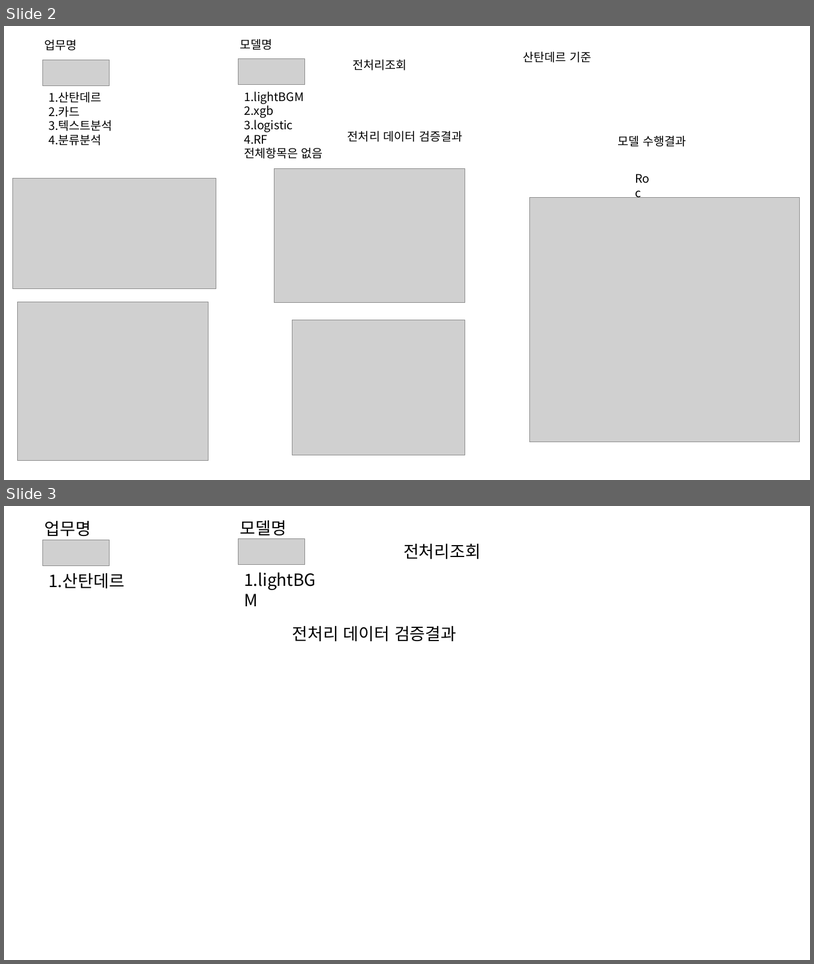
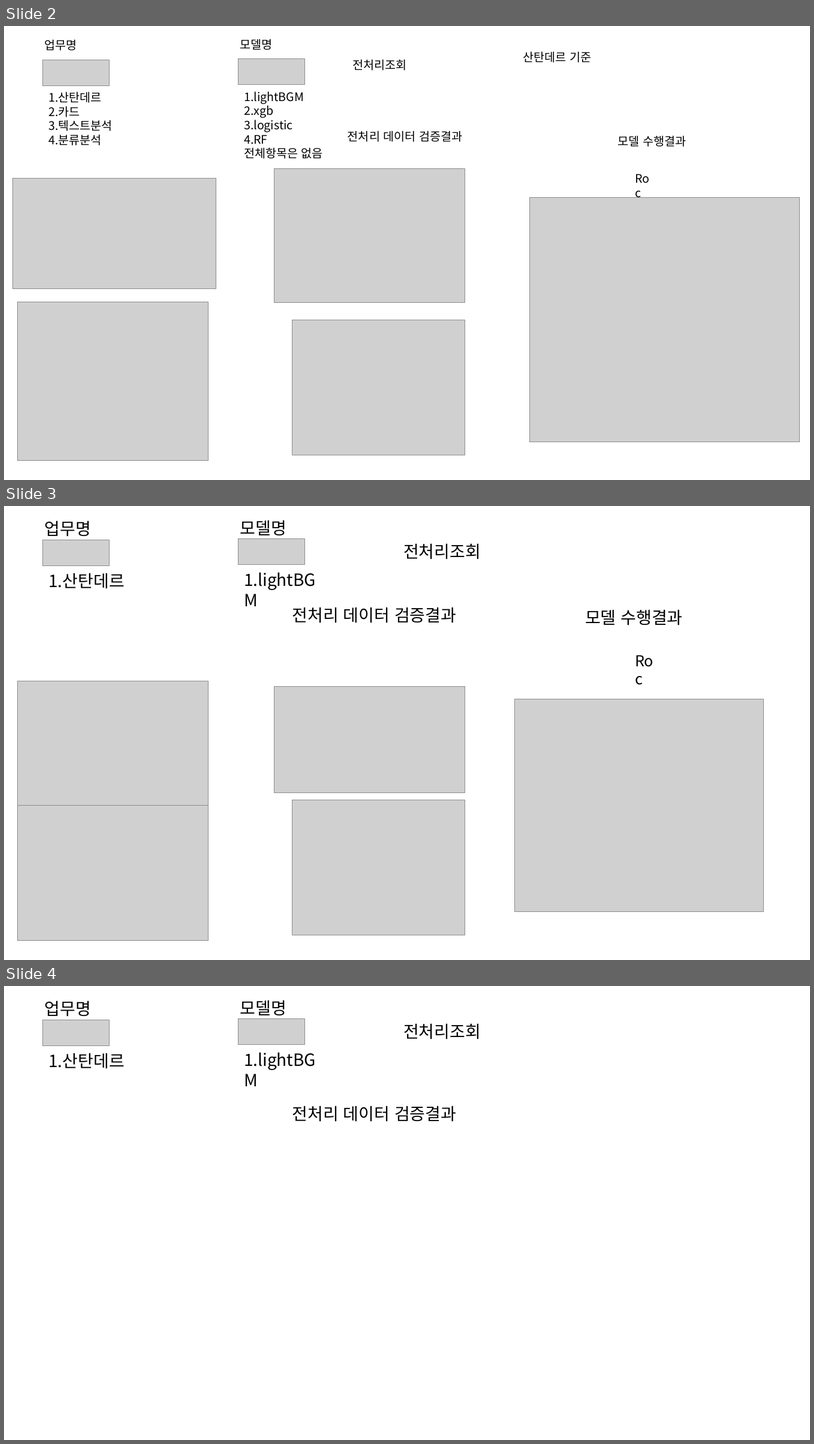
Before and after one commit to jcs19752510-ui/semi_project, a slide deck: 정찬성/96.화면구성PPT(이민석)/화면데시보드(모델별)이민석.pptx. Shown one above the other, each under a label of ours: slides 2 and 3 before the commit, slides 2, 3 and 4 after it. The pictures are 814x964 and 814x1444 pixels, drawn with LibreOffice and Linux fonts; fonts in the diff are those of the drawing; grey boxes stand for pictures. Boxes give left, top, right and bottom in pixels: in the first picture for what was removed or moved away, otherwise in the second. Text is boxed around its words. In the diff, an @@ line names an element or a change of style, - is before the commit and + after.

```diff
--- a/정찬성/96.화면구성PPT(이민석)/화면데시보드(모델별)이민석.pptx
+++ b/정찬성/96.화면구성PPT(이민석)/화면데시보드(모델별)이민석.pptx
@@ slide 3 added at (4,506,810,960), background #FFFFFF @@
@@ text added at (45,520,91,536), 20 pt, text #000000 @@
+업무명
@@ text added at (240,520,287,539), 20 pt, text #000000 @@
+모델명
@@ picture added at (43,540,109,566) @@
@@ picture added at (238,538,305,565) @@
@@ text added at (404,543,481,559), 20 pt, text #000000 @@
+전처리조회
@@ text added at (48,573,125,589), 20 pt, text #000000 @@
+1.산탄데르
@@ text added at (244,572,316,590), 20 pt, text #000000 @@
+1.lightBGM
@@ text added at (293,607,456,623), 20 pt, text #000000 @@
+전처리 데이터 검증결과
@@ text added at (585,609,683,625), 20 pt, text #000000 @@
+모델 수행결과
@@ text added at (630,648,667,672), 18 pt, text #000000 @@
+Roc
@@ picture added at (17,681,208,805) @@
@@ picture added at (275,686,465,793) @@
@@ picture added at (515,699,764,912) @@
@@ picture added at (17,805,208,940) @@
@@ picture added at (293,799,465,934) @@
@@ what was slide 3 is now slide 4 @@
```
Also in this commit, not shown: 1 slide changed, 18 other files.
